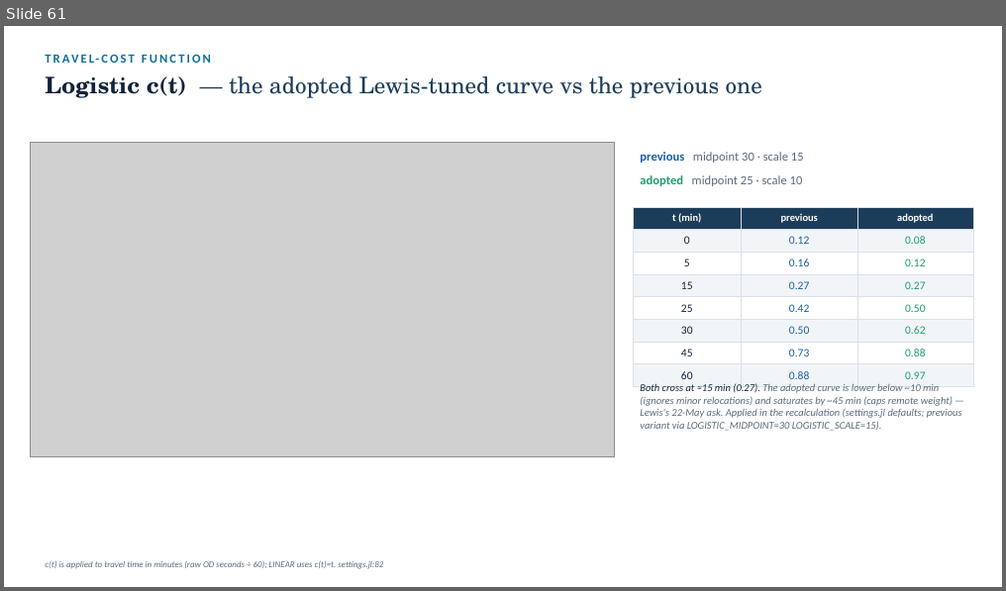
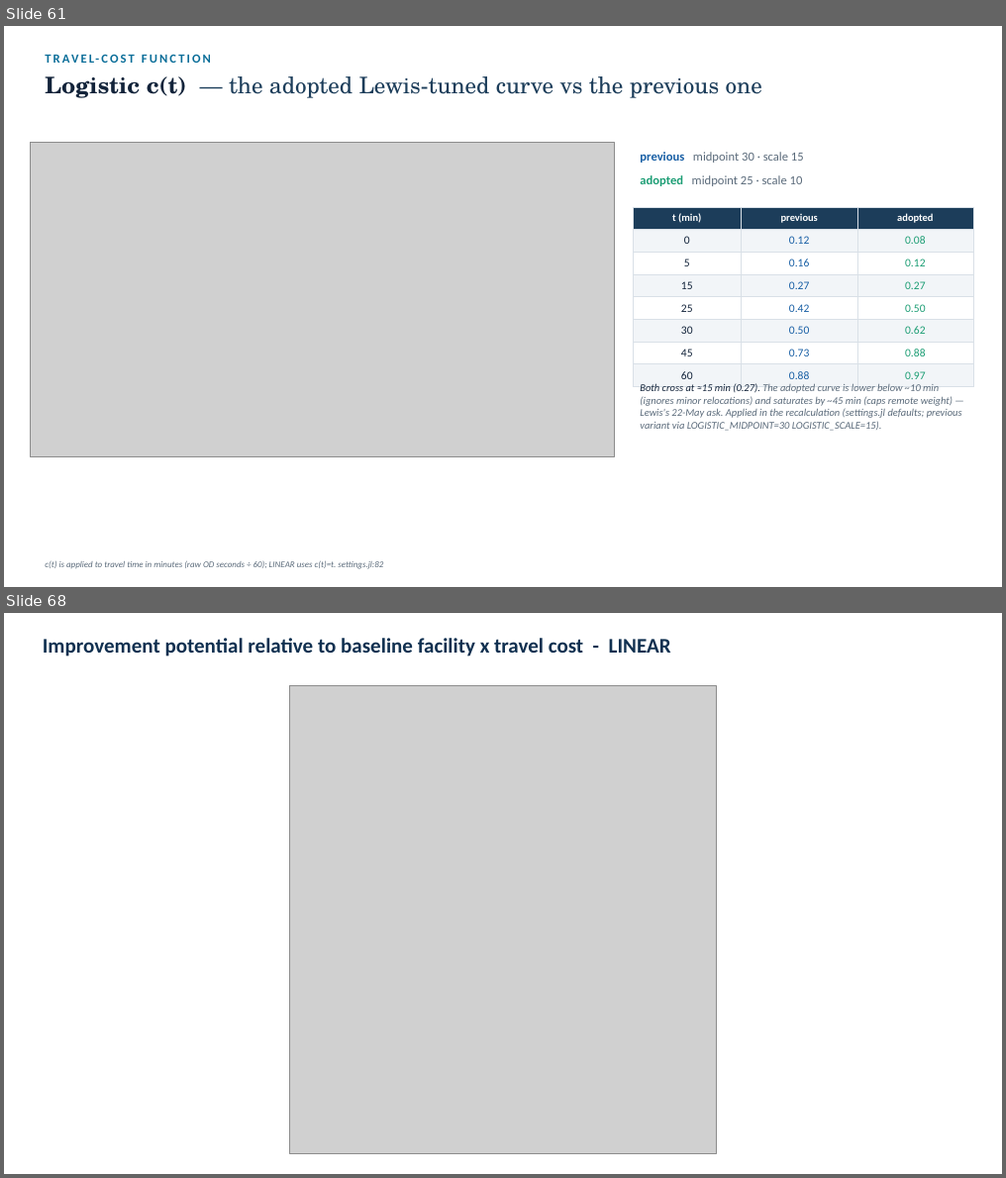
Before and after one commit to ObjectVision/NetworkModel_EU, a slide deck: doc/lambda_sweep5.pptx. Shown one above the other, each under a label of ours: slide 61 before the commit, slides 61 and 68 after it; the slides between them are not shown. The pictures are 1006x591 and 1006x1178 pixels, drawn with LibreOffice and Linux fonts; fonts in the diff are those of the drawing; grey boxes stand for pictures. Boxes give left, top, right and bottom in pixels: in the first picture for what was removed or moved away, otherwise in the second. Text is boxed around its words. In the diff, an @@ line names an element or a change of style, - is before the commit and + after.

```diff
--- a/doc/lambda_sweep5.pptx
+++ b/doc/lambda_sweep5.pptx
@@ slide 68 added at (x1=4, y1=613, x2=1002, y2=1174), background #FFFFFF @@
@@ text added at (x1=43, y1=638, x2=671, y2=657), 20 pt, text #103050, bold @@
+Improvement potential relative to baseline facility x travel cost - LINEAR
@@ picture added at (x1=289, y1=685, x2=717, y2=1154) @@
```
Also in this commit, not shown: 6 slides changed, 1 other slide added, 5 other files.
